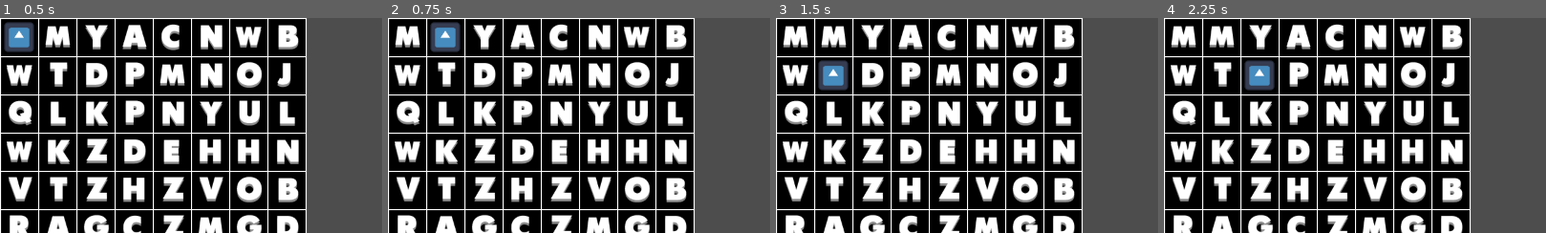
Above: before the commit, frames 1-4 (left to right).
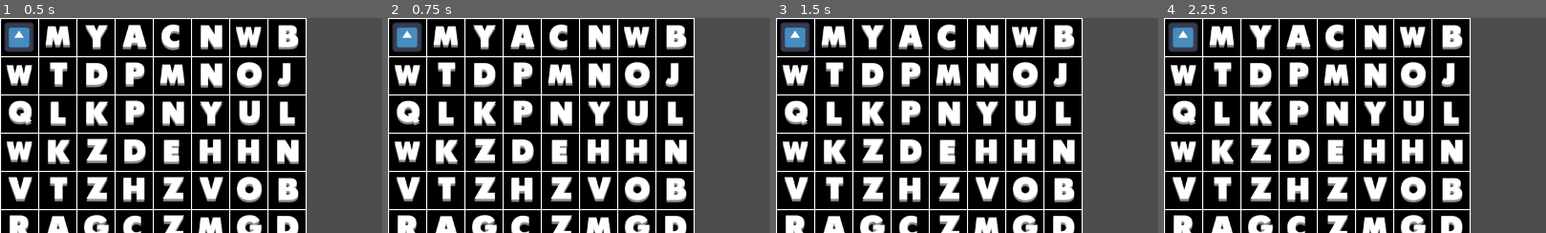
Above: after the commit, the same moments.

Repository: Agnes-Au/typing
Game: Godot game, scene res://scenes/Main.tscn
The game is run twice, just before and just after one commit, with the same random seed, the same clock (stepped at 60 frames per second) and the same inputs. The engine's default icon, where the game draws it, is replaced by a stand-in: a white triangle on a blue panel in a dark square.
Inputs:
- Up to frame 1 (0.5 s): no input
- Up to frame 2 (0.75 s): tap Enter (next) at 0.5 s; hold Right (ui_right) from 0.53 s (still down); hold Enter (next) from 0.53 s (still down)
- Up to frame 3 (1.5 s): tap Space at 1.25 s; release Right (ui_right) at 1.28 s; release Enter (next) at 1.28 s; hold Down (ui_down) from 1.28 s (still down); tap Enter (next) at 1.35 s
- Up to frame 4 (2.25 s): tap Enter (next) at 2 s; release Down (ui_down) at 2.03 s; hold Right (ui_right) from 2.03 s (still down); hold Enter (next) from 2.03 s (still down)
The pictures show only the part of the screen within x 0-50%, y 0-50%; the shares and areas given below are measured in that part.

Frame 1 is identical in both runs. In frame 2, 2.2% of the frame differs, in the area x 1-19%, y 1-16%; in frame 3, 2.2%; in frame 4, 2.2%, in the area x 1-29%, y 1-34%.

Commit message:
feat: movement
things are still very buggy
- player is moving 2 tiles at a time for some reason
- you can keep moving if you hold down the key

Diff:
--- a/scripts/grid.gd
+++ b/scripts/grid.gd
@@ -10,16 +10,19 @@
 var player
 var LETTER_SPRITE_SCENE = preload("res://scenes/Letter.tscn")
 
+
+func _ready():
+	player = $Player
+	player.input_received.connect(_on_input_received)
+	generate_grid()
+	position_grid()
+	set_player_input()
+
 func new_letter(letter):
 	var letter_sprite = LETTER_SPRITE_SCENE.instantiate()
 	add_child(letter_sprite)
 	letter_sprite.animation = letter
 	return letter_sprite
-
-func _ready():
-	player = $Player
-	generate_grid()
-	position_grid()
 
 func generate_grid():
 	for i in range(GRID_SIZE):
@@ -35,3 +38,24 @@
 			var letter_cell = new_letter(letters[i][j])
 			@warning_ignore("integer_division")
 			letter_cell.position = Vector2(i * TILE_SIZE + TILE_SIZE/2, j * TILE_SIZE + TILE_SIZE/2)
+
+func set_player_input():
+	var player_pos_coord = Vector2((player.position.x/32-1)/2, (player.position.y/32-1)/2)
+	var player_x = player_pos_coord.x
+	var player_y = player_pos_coord.y
+	var right_coord = Vector2(player_x+1, player_y)
+	var left_coord = Vector2(player_x-1, player_y)
+	var up_coord = Vector2(player_x, player_y-1)
+	var down_coord = Vector2(player_x, player_y+1)
+	var new_inputs = []
+
+	for coord in [right_coord, left_coord, up_coord, down_coord]:
+		if coord.x < 0 or coord.x >= 8 or coord.y < 0 or coord.y >= 8:
+			new_inputs.append(null)
+		else:
+			new_inputs.append(letters[coord.x][coord.y])
+
+	player.set_inputs(new_inputs)
+
+func _on_input_received():
+	set_player_input()
--- a/scripts/player.gd
+++ b/scripts/player.gd
@@ -7,16 +7,28 @@
 	"ui_up": Vector2.UP,
 	"ui_down": Vector2.DOWN
 }
+signal input_received(letter)
 
 func _ready():
 	position = position.snapped(Vector2.ONE * TILE_SIZE)
 	position += Vector2.ONE * TILE_SIZE/2
 
 func _unhandled_input(event: InputEvent) -> void:
+	if event.as_text() in "ABCDEFGHIJKLMNOPQRSTUVWXYZ" and event.is_pressed() and not event.echo:
+		input_received.emit()
+
 	for dir in inputs.keys():
-		if event.is_action_pressed(dir):
+		if event.as_text() == dir:
 			move(dir)
 
 func move(dir):
 	position += inputs[dir] * TILE_SIZE
 	print(position)
+
+func set_inputs(new_inputs):
+	inputs = {
+		new_inputs[0]: Vector2.RIGHT,
+		new_inputs[1]: Vector2.LEFT,
+		new_inputs[2]: Vector2.UP,
+		new_inputs[3]: Vector2.DOWN
+	}
